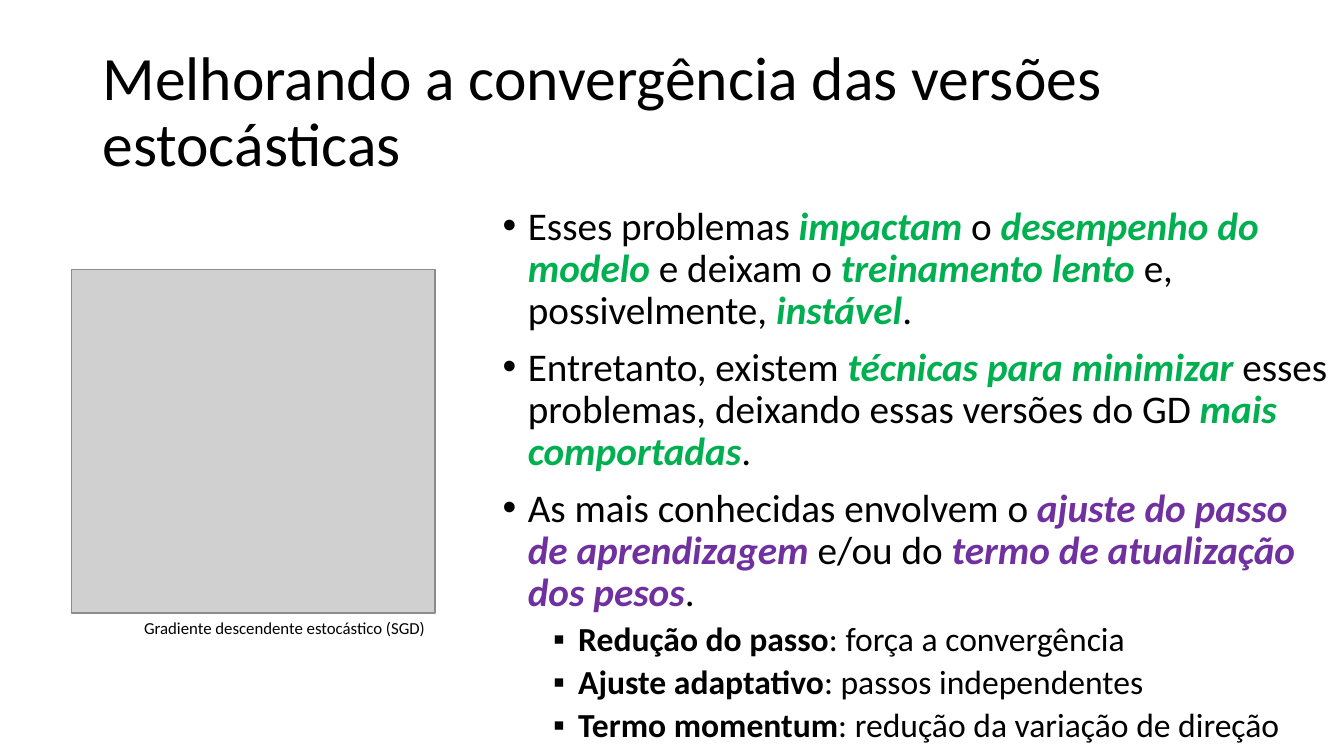
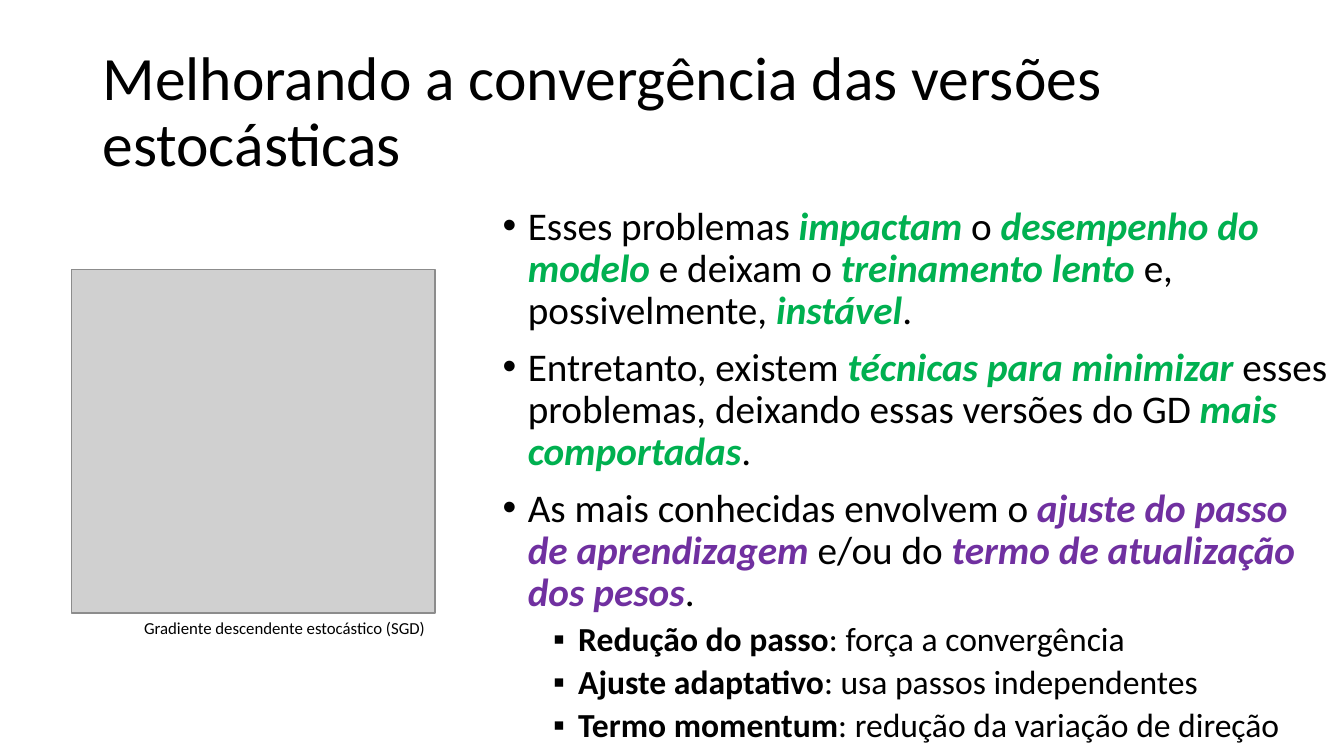
Before and after one commit to zz4fap/t319_aprendizado_de_maquina, a slide deck: slide 20 of slides/T319_Regressão_Linear (Parte III).pptx. Drawn at 1344x756 pixels with LibreOffice and Linux fonts; fonts in the diff are those of the drawing; grey boxes stand for pictures. Boxes give left, top, right and bottom in pixels: in the first picture for what was removed or moved away, otherwise in the second. Text is boxed around its words. In the diff, an @@ line names an element or a change of style, - is before the commit and + after.

```diff
--- a/slides/T319_Regressão_Linear (Parte III).pptx
+++ b/slides/T319_Regressão_Linear (Parte III).pptx
@@ text at (x1=578, y1=670, x2=1198, y2=700): text changed @@
-  ▪ Ajuste adaptativo: passos independentes
+  ▪ Ajuste adaptativo: usa passos independentes
```
Also in this commit, not shown: 2 other slides changed.
